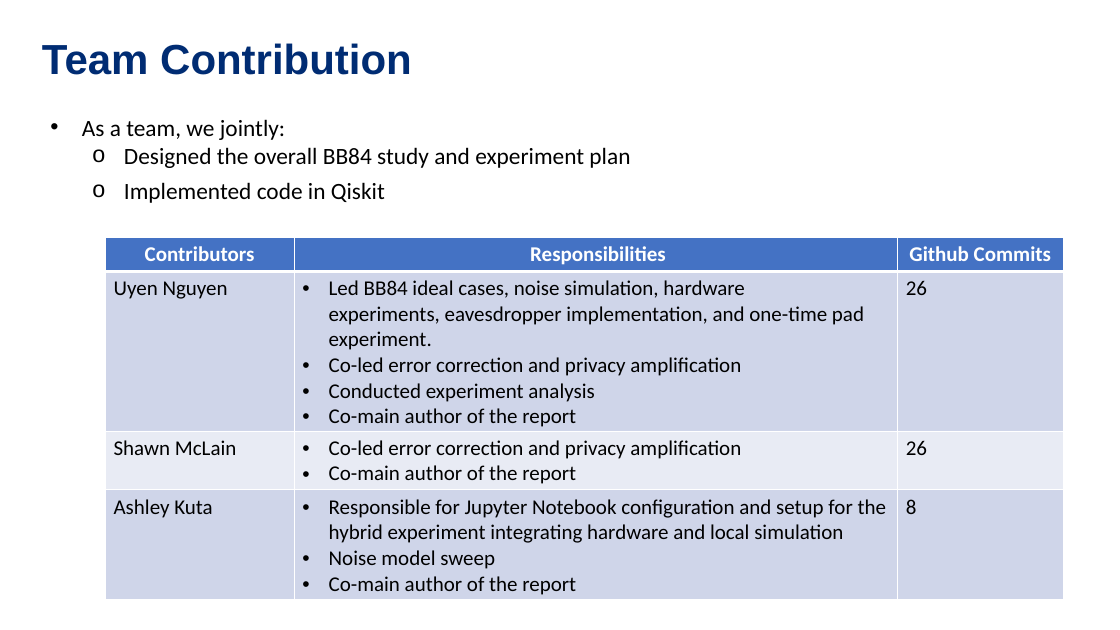
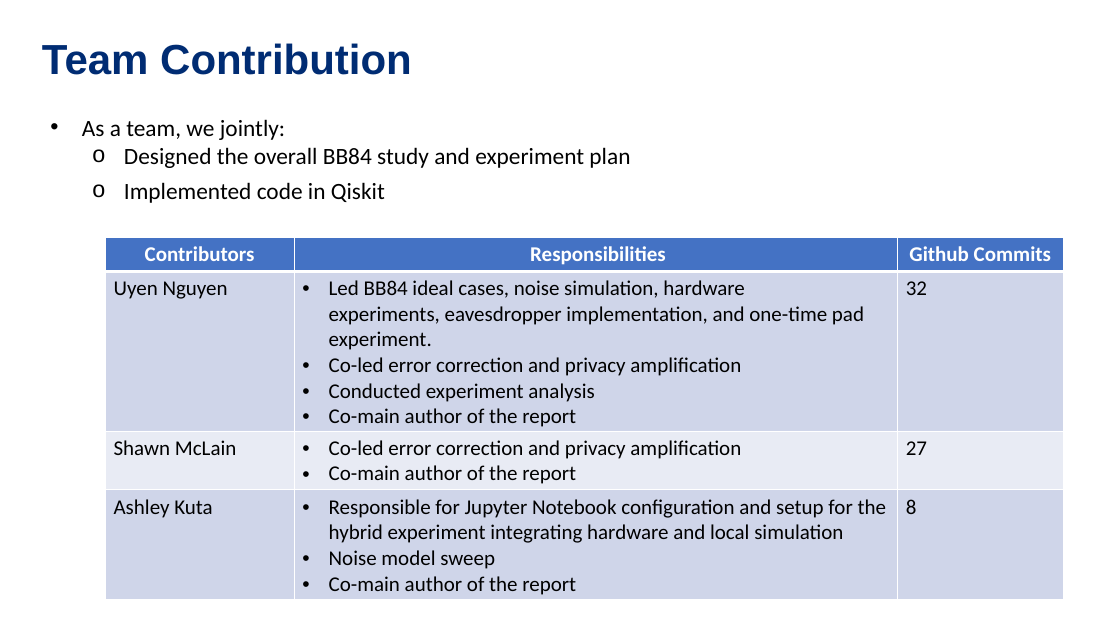
Before and after one commit to stm5340/EN.615.781.81.SP26_Final_Project, a slide deck: slide 14 of 615_781_Kuta_Nguyen_McLain.pptx. Drawn at 1120x630 pixels with LibreOffice and Linux fonts; fonts in the diff are those of the drawing. Boxes give left, top, right and bottom in pixels: in the first picture for what was removed or moved away, otherwise in the second. Text is boxed around its words. In the diff, an @@ line names an element or a change of style, - is before the commit and + after.

```diff
--- a/615_781_Kuta_Nguyen_McLain.pptx
+++ b/615_781_Kuta_Nguyen_McLain.pptx
@@ table at (105, 238, 1063, 600) @@
-row 2, column 3: 26
+row 2, column 3: 32
-row 3, column 3: 26
+row 3, column 3: 27
```
Also in this commit, not shown: 7 other slides changed, 1 slide added, 1 slide removed.
